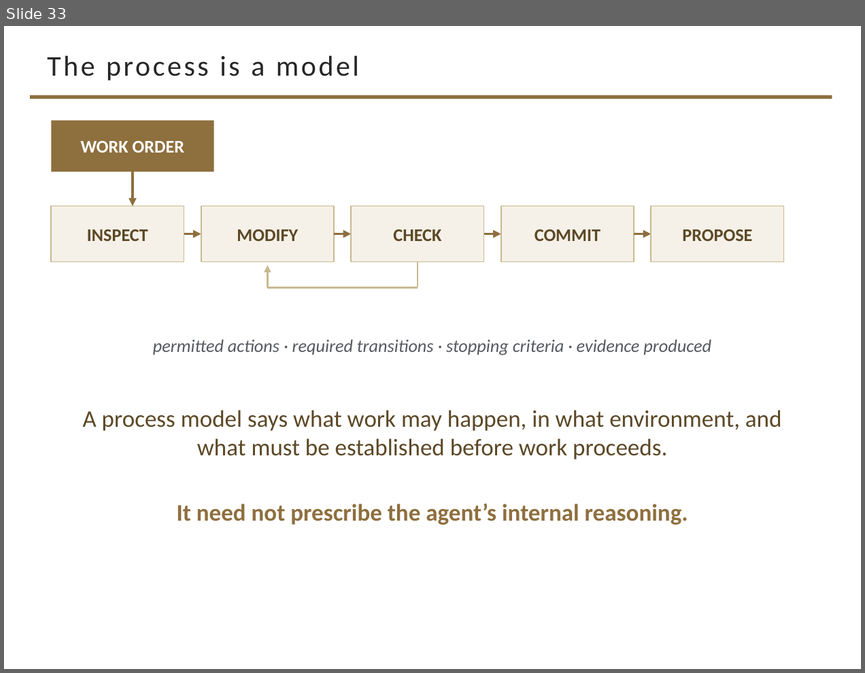
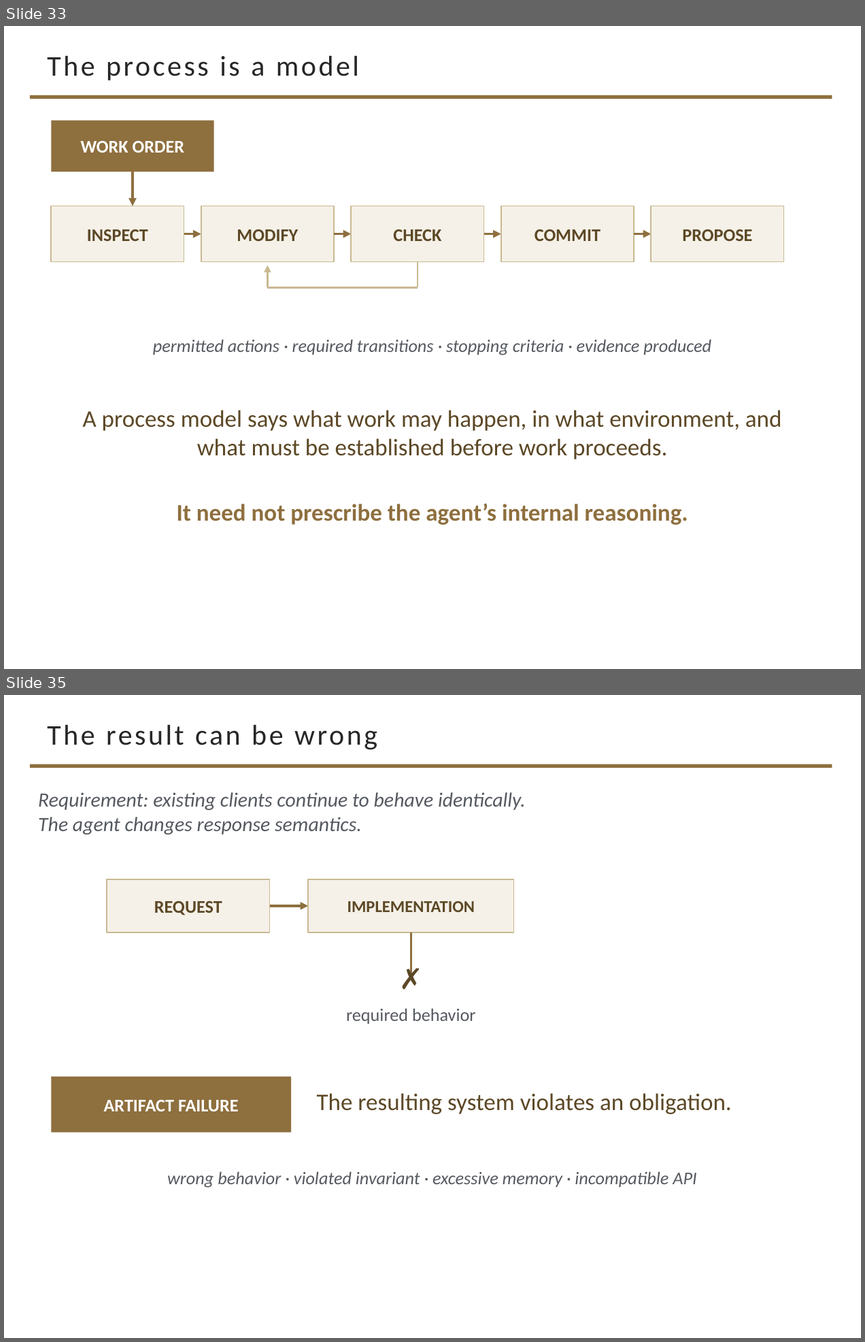
Before and after one commit to davisjam/model-based-agentic-software-engineering, a slide deck: course/lectures/act-2-delegation-and-control/03-alignment/2-3-Alignment.pptx. Shown one above the other, each under a label of ours: slide 33 before the commit, slides 33 and 35 after it; the slides between them are not shown. The pictures are 865x673 and 865x1342 pixels, drawn with LibreOffice and Linux fonts; fonts in the diff are those of the drawing; background and template pictures are left out. Boxes give left, top, right and bottom in pixels: in the first picture for what was removed or moved away, otherwise in the second. Text is boxed around its words. In the diff, an @@ line names an element or a change of style, - is before the commit and + after.

Commit message:
deck 2-3 rebuild phase 3: Section-2 failure-model slides + models-drive-controls bridge

```diff
--- a/course/lectures/act-2-delegation-and-control/03-alignment/2-3-Alignment.pptx
+++ b/course/lectures/act-2-delegation-and-control/03-alignment/2-3-Alignment.pptx
@@ slide 35 added at (4, 695, 861, 1338), background #FFFFFF; not listed: 1 template element that a slide beside it also shows @@
@@ title added at (47, 725, 377, 750), 24 pt, text #262626 @@
+The result can be wrong
@@ text added at (38, 792, 526, 834), 17 pt, text #555960, italic @@
+Requirement: existing clients continue to behave identically.
+The agent changes response semantics.
@@ rectangle added at (107, 879, 270, 932), fill #F5F1E8, outline #C9B991 1 pt, 15 pt, text #5C4826, bold @@
+REQUEST
@@ rectangle added at (308, 879, 514, 932), fill #F5F1E8, outline #C9B991 1 pt, 14 pt, text #5C4826, bold @@
+IMPLEMENTATION
@@ arrow added from (270, 906) to (308, 906), #8E6F3E 2.25 pt @@
@@ line added from (411, 932) to (411, 978), #8E6F3E 2.25 pt @@
@@ text added at (390, 956, 432, 992), 24 pt, text #5C4826, bold @@
+✗
@@ text added at (346, 1008, 476, 1023), 15 pt, text #555960 @@
+required behavior
@@ rectangle added at (51, 1076, 291, 1132), fill #8E6F3E, 15 pt, text #FFFFFF, bold @@
+ARTIFACT FAILURE
@@ text added at (317, 1093, 732, 1114), 20 pt, text #5C4826 @@
+The resulting system violates an obligation.
@@ text added at (167, 1172, 696, 1187), 15 pt, text #555960, italic @@
+wrong behavior · violated invariant · excessive memory · incompatible API
```
Also in this commit, not shown: 5 other slides added.
